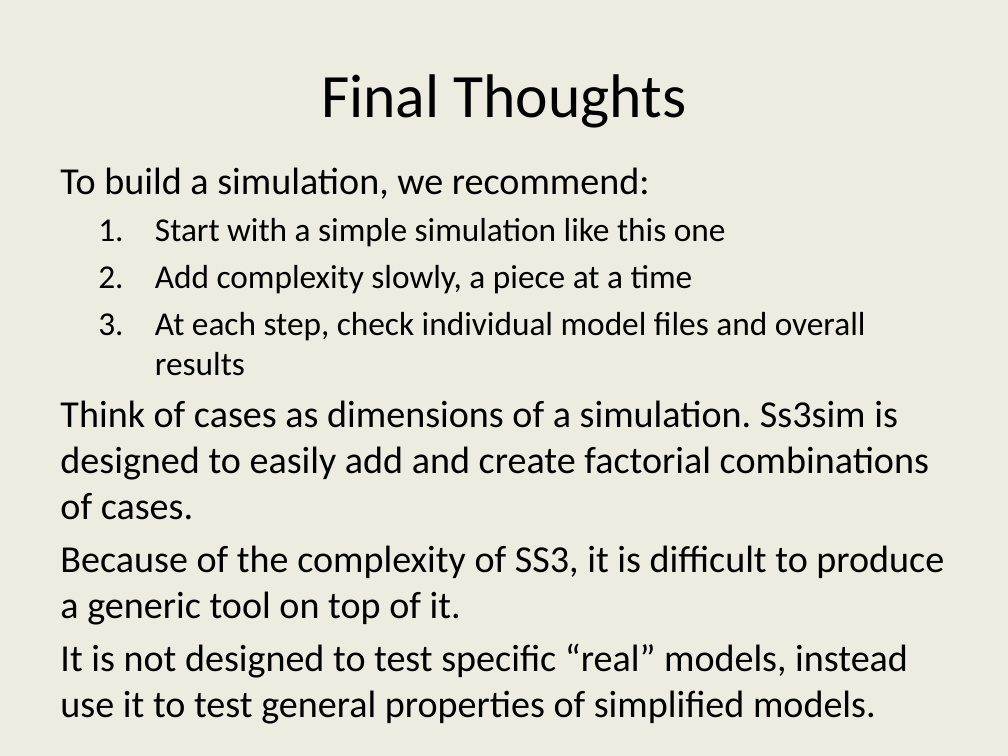
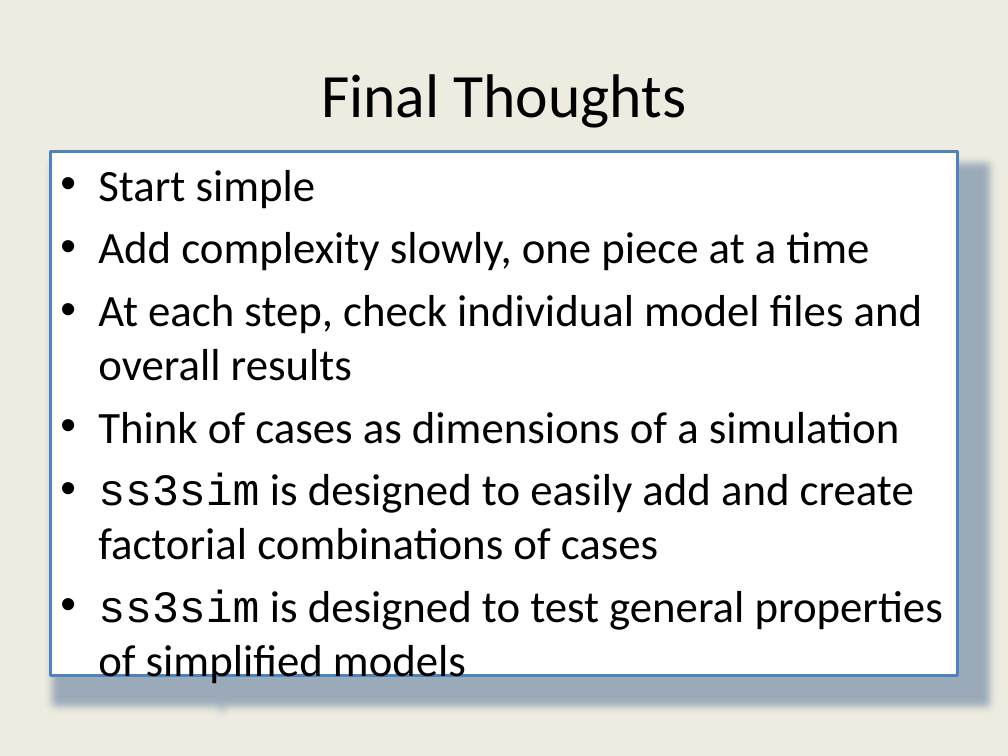
Before and after one commit to ss3sim/workshop, a slide deck: slide 32 of ss3sim_workshop.pptx (slide 28 before the commit). Drawn at 1008x756 pixels with LibreOffice and Linux fonts; fonts in the diff are those of the drawing. Boxes give left, top, right and bottom in pixels: in the first picture for what was removed or moved away, otherwise in the second. Text is boxed around its words. In the diff, an @@ line names an element or a change of style, - is before the commit and + after.

```diff
--- a/ss3sim_workshop.pptx
+++ b/ss3sim_workshop.pptx
@@ text "Start simple": place and size @@
-text "Start simple" at [60,167,944,724]
+text "Start simple" at [50,151,958,675]
@@ text "Start simple" at [50,151,958,675]: fill none to #FFFFFF; outline none to #4F81BD 2 pt; shadow on @@
@@ text at [98,170,869,271]: text changed; size 23.8 to 32 pt @@
-To build a simulation, we recommend:
-1. Start with a simple simulation like this one
-2. Add complexity slowly, a piece at a time
+• Start simple
+• Add complexity slowly, one piece at a time
@@ text at [98,295,923,381]: size 23.8 to 32 pt in "At each step, check individual model files ..."; bullet 1. to •; more space between paragraphs @@
@@ text at [98,412,943,687]: text changed; size 27.2 to 32 pt @@
-Think of cases as dimensions of a simulation. Ss3sim is designed to easily add and create factorial combinations of cases.
-Because of the complexity of SS3, it is difficult to produce a generic tool on top of it.
-It is not designed to test specific “real” models, instead use it to test general properties of simplified models.
+• Think of cases as dimensions of a simulation
+• ss3sim is designed to easily add and create factorial combinations of cases
+• ss3sim is designed to test general properties of simplified models
```
Also in this commit, not shown: 25 other slides changed, 5 slides added, 2 slides removed.
